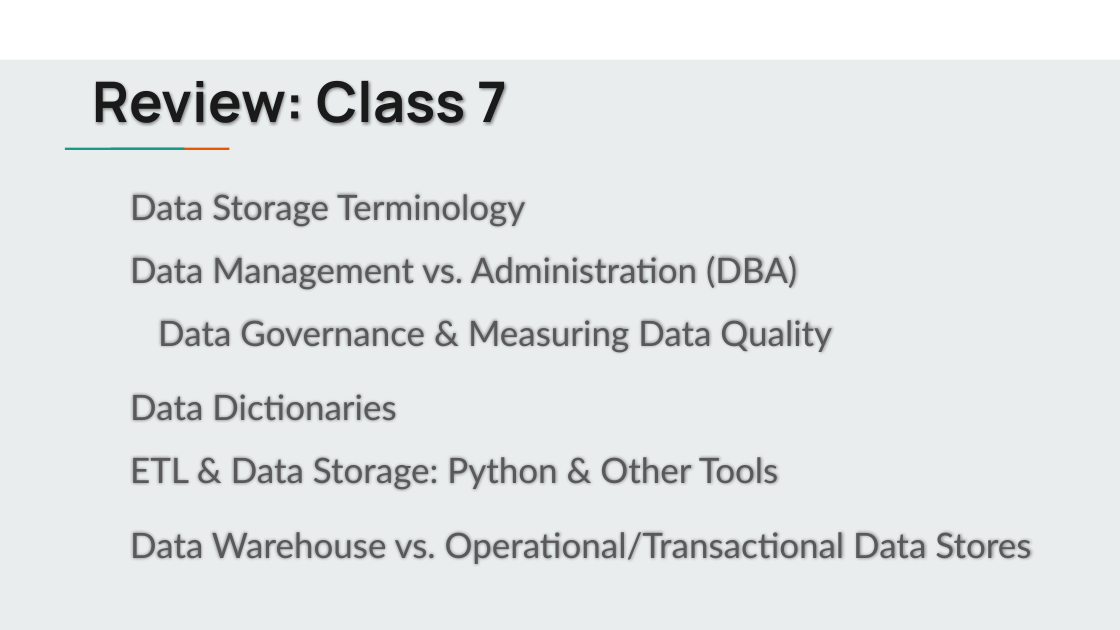
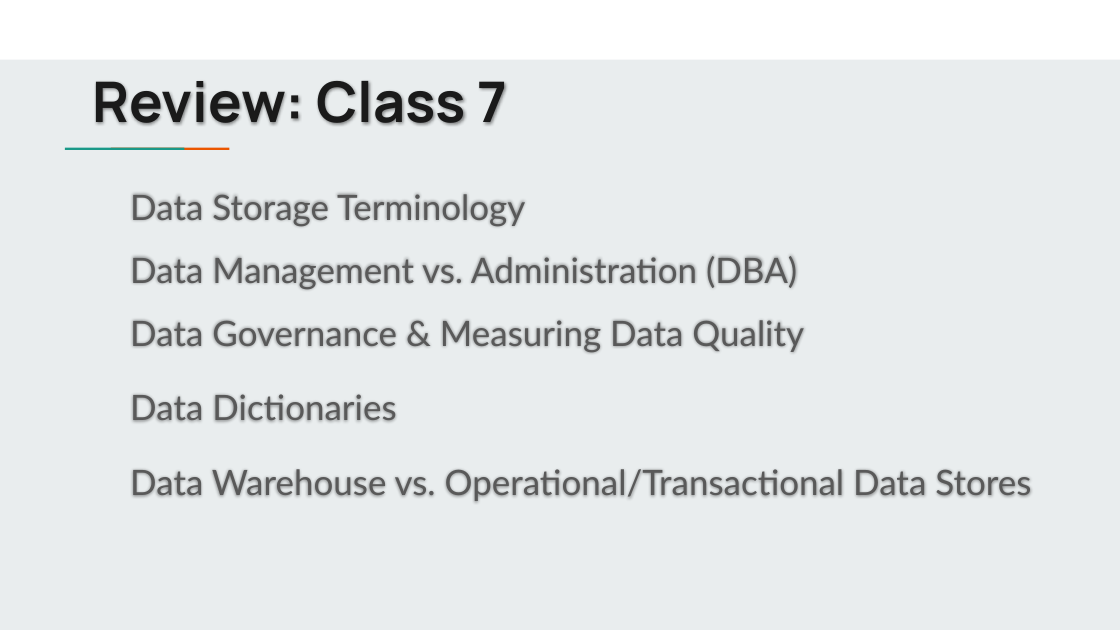
Before and after one commit to jbergmann56/OSDA-DataManipulationAndManagement, a slide deck: slide 2 of Lectures/Tools for Data Manipulation _ Management (8).pptx. Drawn at 1120x630 pixels with LibreOffice and Linux fonts; fonts in the diff are those of the drawing. Boxes give left, top, right and bottom in pixels: in the first picture for what was removed or moved away, otherwise in the second. Text is boxed around its words. In the diff, an @@ line names an element or a change of style, - is before the commit and + after.

```diff
--- a/Lectures/Tools for Data Manipulation _ Management (8).pptx
+++ b/Lectures/Tools for Data Manipulation _ Management (8).pptx
@@ subtitle at (130,256,804,353): text changed @@
-Data Management vs. Administration (DBA)
-Data Governance & Measuring Data Quality
+Data Management vs. Administration (DBA)
+Data Governance & Measuring Data Quality
@@ subtitle at (130,457,778,490): paragraph removed @@
-ETL & Data Storage: Python & Other Tools
```
Also in this commit, not shown: 6 other slides changed, 15 other files.
